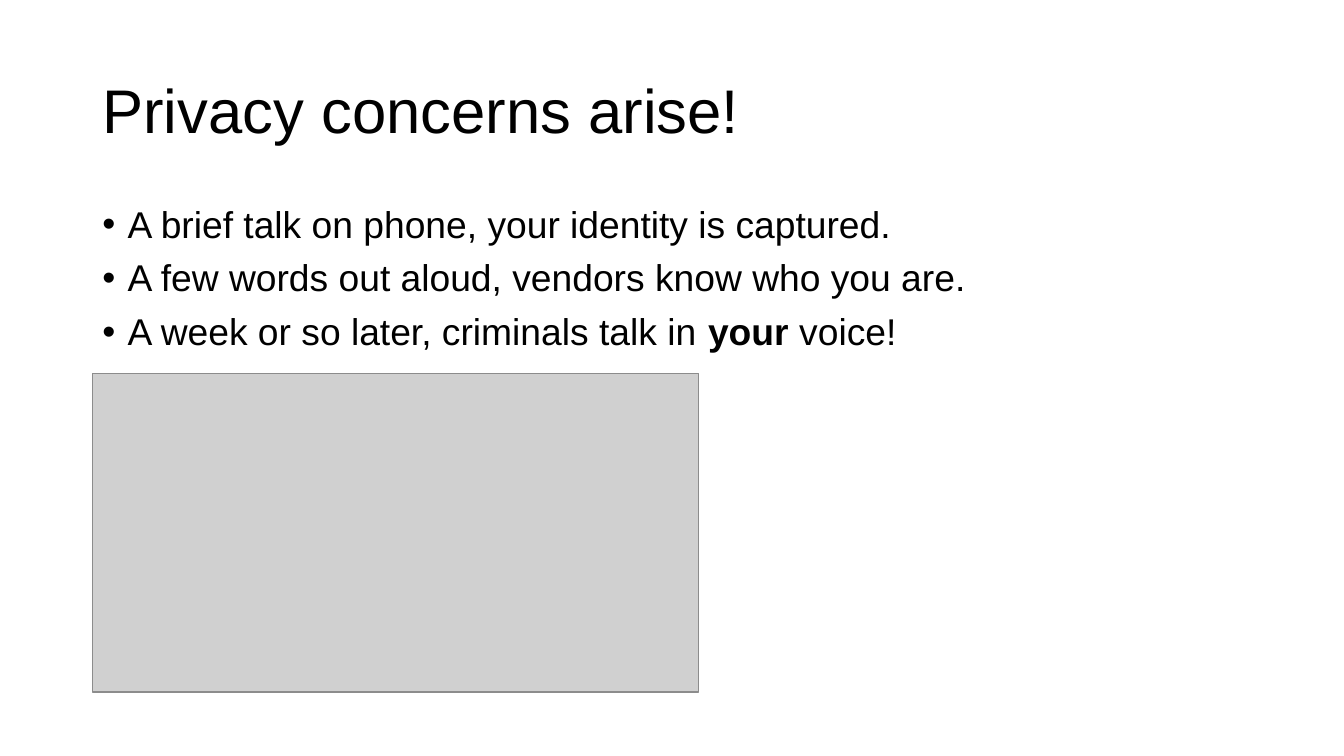
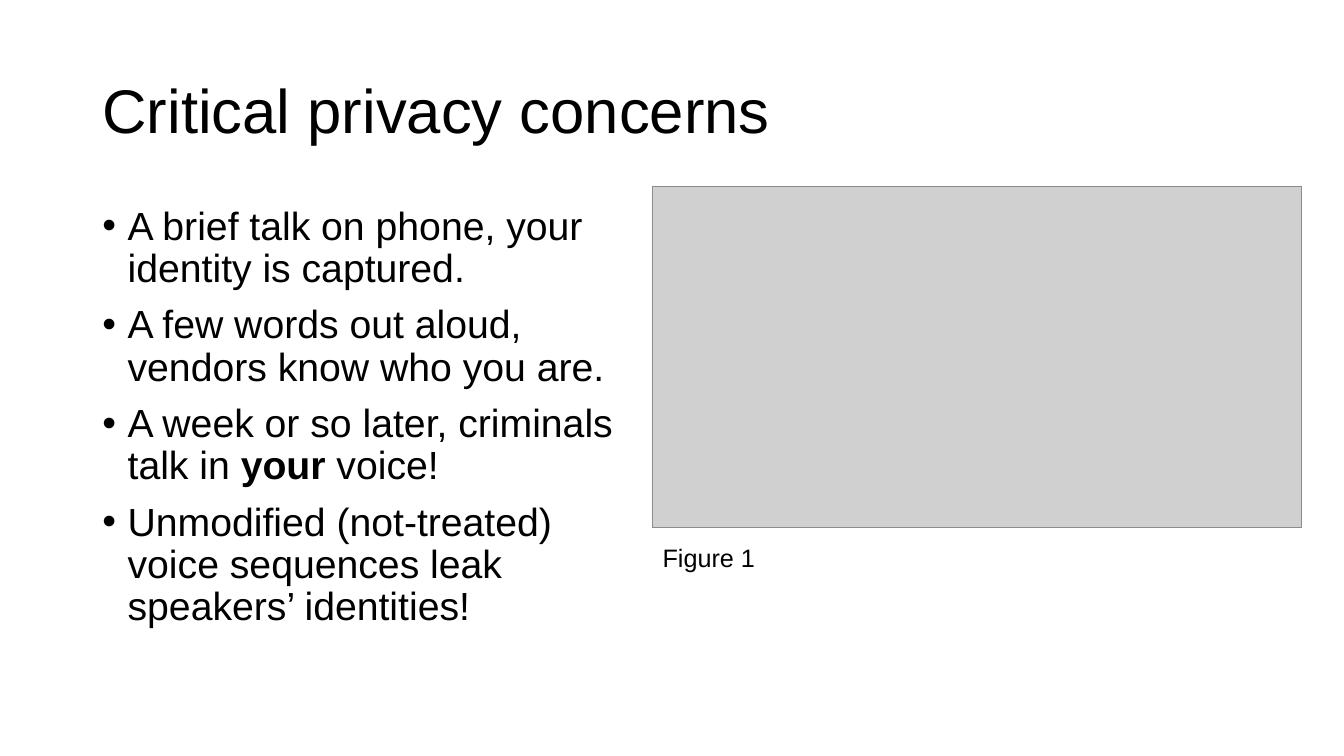
Before and after one commit to aurantiaco-sucus/sgvc_adv_conf, a slide deck: slide 5 of pres.pptx (slide 4 before the commit). Drawn at 1344x756 pixels with LibreOffice and Linux fonts; fonts in the diff are those of the drawing; grey boxes stand for pictures. Boxes give left, top, right and bottom in pixels: in the first picture for what was removed or moved away, otherwise in the second. Text is boxed around its words. In the diff, an @@ line names an element or a change of style, - is before the commit and + after.

Commit message:
23.9.27-1

```diff
--- a/pres.pptx
+++ b/pres.pptx
@@ title at box(102, 88, 770, 145): text changed @@
-Privacy concerns arise!
+Critical privacy concerns
@@ picture: place and size @@
-picture at box(93, 373, 700, 692)
+picture at box(652, 187, 1302, 528)
@@ text at box(128, 211, 612, 487): size 26.6 to 28 pt in "A brief talk on phone, your identity ...", "A few words out aloud, vendors know ...", "A week or so later, criminals talk ..."; line spacing 0.89 to 0.9 @@
@@ text at box(128, 507, 552, 628): paragraph added @@
+• Unmodified (not-treated) voice sequences leak speakers’ identities!
@@ text added at box(663, 548, 755, 572), 18 pt, text #000000 @@
+Figure 1
```
Also in this commit, not shown: 2 other slides changed, 1 slide added.
